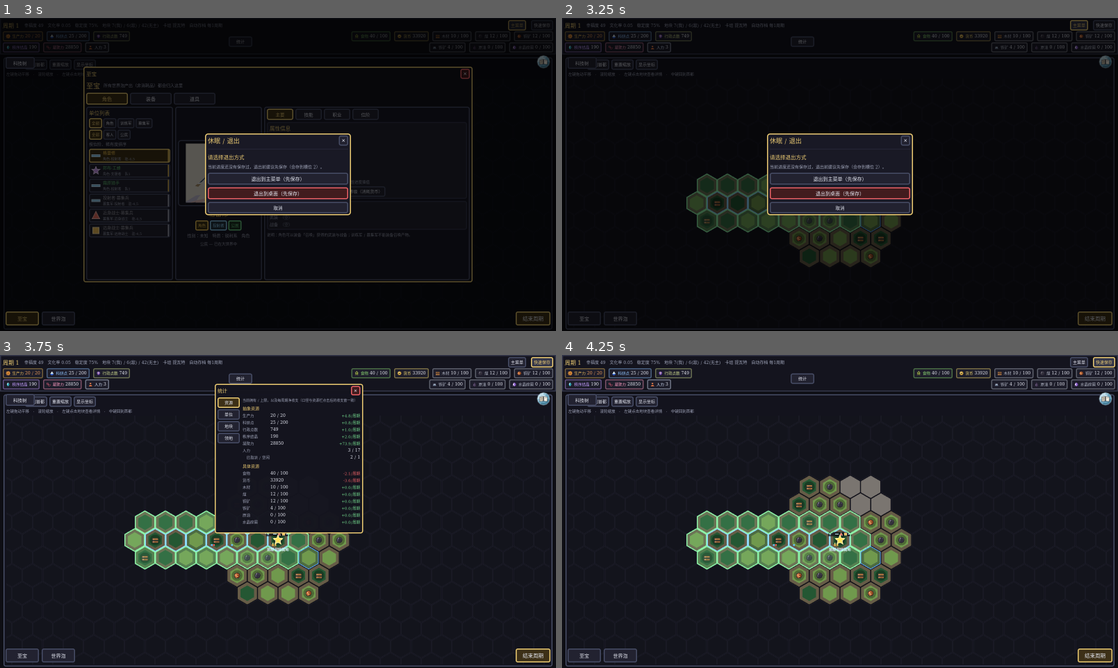
Above: before the commit, frames 1-4 (two rows, left to right).
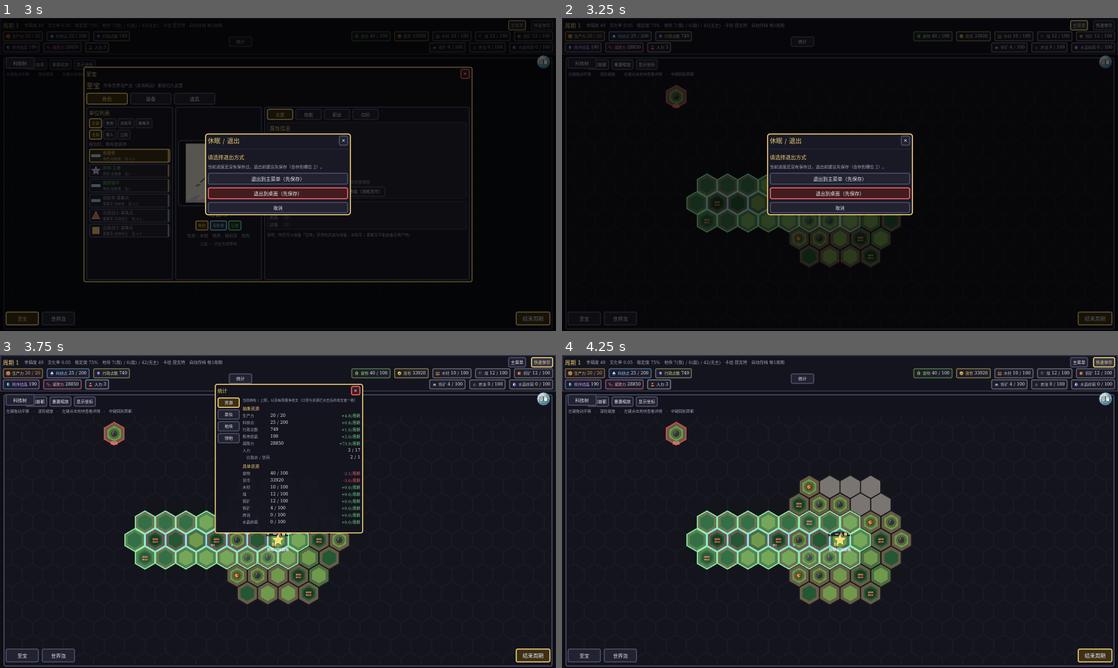
Above: after the commit, the same moments.

Repository: Traveler-NoOne/gacha-civilization
Game: Godot game, scene res://tests/screenshot.tscn
The game is run twice, just before and just after one commit, with the same random seed, the same clock (stepped at 60 frames per second) and the same inputs. This scene is started directly instead of the project's main scene.
Inputs:
- Up to frame 1 (3 s): click "开始游戏" at 0.5 s; click "开始游戏" at 1.25 s; click "开始游戏" at 2 s; click "主菜单" at 2.75 s
- Up to frame 2 (3.25 s): no input
- Up to frame 3 (3.75 s): click "快速保存" at 3.5 s
- Up to frame 4 (4.25 s): no input

Frame 1 is identical in both runs. In frame 2, 0.4% of the frame differs, in the area x 18-61%, y 21-79%; in frame 3, 1.1%; in frame 4, 1.5%.

Commit message:
W2b 第二轮：修掉两个真 bug（地壳判据 / 边界取最近），但"像不像墙"仍未达标
用户说"开始 w2b 吧"，于是做上一轮承诺的"形态调优"。结果是：**更接近了，但仍未达标**——
两个真 bug 被自检 + 识图一起抓出来，且发现我上一轮的"薄度"指标本身就是错的。

修掉的两个 bug：
1) 地壳类型判据错了 → 改成"按该板**覆盖地块的基础高程均值**"判（WorldGen.crust_for()）。
   第一版按"种子离中心远近"猜 → 陆壳板实际覆盖的是海 → "陆-陆碰撞"发生在海中央，
   抬出一堆海上孤山，长不出长墙（这是识图说"远未达到长山墙"的一半原因）。
   为此把 world_gen 的高度拆成 base_elevation_of()（基础，不含板块）与 elevation_of()（基础+板块）——
   算地壳均值必须用基础高度，否则自己引用自己。
2) boundary_for() 取的是"全局最强"边界而不是"最近" → 山带的 d 指向 5 格外的强边界
   （带外 = 效应 0）→ 山带被撕成碎块。改成按距离由近及远找、只在同一圈里比强度（新增 _ring()）。

顺带调参（都可逆）：碰撞振幅 0.50→0.36（0.50 会让整条 4 格宽带全越线 → 变疙瘩）、
碰撞带宽 5→4、陆侧山链 0.22→0.30、俯冲带宽 4→3、陆壳阈值 0.45→0.38。

实测（seed 20240607）：山脉 78 → 131 格；最长连通 75 → 109 格（直径 18、平均宽 ≈6.1）；
三类相互作用都有非零效应（碰撞 108 / 海沟 145 / 山链 163 格，符号违例 0）；
地壳 陆壳板 2 / 洋壳板 6（按均值判，真的覆盖陆地）。5 个无头自检全绿。

**仍未达标**：平均宽 6.1 > 2.5 → 眼里还是"带/网"不是"山墙"。
而且发现**指标本身错了**：面积/直径 对"网"没有意义（几条带相交会连成一个连通块，
把"网的跨度"当成"墙的厚度"）—— 这正是"数值说 109 格、眼睛说不是墙"的真正原因。
自检里已把它降级为"诊断 + 弱断言（直径≥15）"，并把下一步（换指标：按边界分组 / 形态学细化 /
最长简单路径，再调参；若仍不像就改成"沿边界的折线山脊"）写进段文件。
W2b **仍不标完成**。

Diff:
--- a/scripts/core/plates.gd
+++ b/scripts/core/plates.gd
@@ -48,15 +48,17 @@
 ##   ⚠️ 碰撞必须够大（0.34）：这样"底子 0.40 的陆格"也能被顶过 0.72 的山脉线（world_gen.biome_of），
 ##      于是整条边界连成一条**长墙**，而不是碰阈值碰出几个孤峰（W2 的老毛病，见 世界生成-W2b.md）。
 ## ===========================================================================
-const AMP_COLLISION := 0.34      ## 陆-陆碰撞：山系（喜马拉雅型）
-const AMP_ARC_LAND := 0.22       ## 俯冲：陆侧的沿岸山链（科迪勒拉型）
+const AMP_COLLISION := 0.36      ## 陆-陆碰撞：山系（喜马拉雅型）。**别贪大**：0.50 会让整条 4 格宽的带全越线 → 变疙瘩（实测）
+const AMP_ARC_LAND := 0.30       ## 俯冲：陆侧的沿岸山链（科迪勒拉型）
 const AMP_TRENCH := 0.20         ## 俯冲：洋侧的海沟（往下削）
 const AMP_ARC := 0.26            ## 洋-洋相向：另一侧的岛弧
 const AMP_RIFT := 0.14           ## 陆内裂谷（往下陷）
 const AMP_RIDGE := 0.10          ## 洋中脊（微抬）
 
-const W_COLLISION := 5           ## 各类型的带宽（格）
-const W_SUBDUCT := 4
+## 带宽（格）。**碰撞取 4 而不是 5**：配合 0.50 的振幅，"越线成山"的那部分大约只有 2 格宽
+## → 长而薄的**山墙**（W2b 第一版 5 格宽 + 0.34 振幅，结果是一团 21×3.6 的疙瘩，眼睛不认）。
+const W_COLLISION := 4
+const W_SUBDUCT := 3
 const W_NARROW := 3
 ## 找边界时最多看几格（= 最宽的那一种）
 const SCAN_STEPS := 5
@@ -64,11 +66,9 @@
 ## 地壳类型：陆壳 / 洋壳
 const CRUST_CONTINENTAL := 0
 const CRUST_OCEANIC := 1
-## **近似**判据：**种子落在地图范围内（含 5% 边距）→ 陆壳；落在图外 → 洋壳**。
-## 归一化用的是**地图**的外接椭圆（不是种子盒 —— 用种子盒会让尺度偏小、几乎全判成洋壳，实测踩过）。
-## 地图本来就是"中间陆、四周海"，所以这个近似够用；约 40% 的种子会落在图内。
-## ⚠️ W5 有了真正的参数图之后，应改成"按板块覆盖区域的平均基础高程"判（那才符合过程）。
-const CRUST_RATIO := 1.05
+## 地壳类型由 **WorldGen.crust_for()** 按"该板覆盖地块的**基础高程均值**"算好再传进来
+##（Plates 不依赖 WorldGen，避免循环依赖）。⚠️ 曾经这里按"种子离中心远近"猜 —— 那会让
+## 碰撞带常常落在**海里**（陆壳板覆盖的其实是海），长不出长墙；2026-10-13 改成均值判据。
 
 static var _frame_cache := {}
 
@@ -108,15 +108,6 @@
 	return best
 
 
-## 这一块是**陆壳**还是**洋壳**（近似：种子落在地图范围内 → 陆壳，图外 → 洋壳，见 CRUST_RATIO）
-static func crust_of(plate: int, world_seed: int, plate_count: int = 8) -> int:
-	var fr := frame(world_seed, plate_count)
-	var mh := fr["map_half"] as Vector2
-	var s: Vector2 = (fr["seeds"] as Array)[plate]
-	var rr := Vector2(s.x / maxf(1.0, mh.x), s.y / maxf(1.0, mh.y)).length()
-	return CRUST_OCEANIC if rr > CRUST_RATIO else CRUST_CONTINENTAL
-
-
 ## 这一格"**实际会用到的那条边界**"：SCAN_STEPS 格内、相向/相离里**最强**的一条
 ##（并列保留先遇到的 → 确定）。返回 `{kind, stress, dist}`；没有边界时 kind = `Kind.NONE`。
 ## 之所以要单独抽出来：自检要能问"函数到底按哪条边界算的"，否则测试只能靠猜（2026-10-13 踩过）。
@@ -126,23 +117,44 @@
 	var motions: Array = fr["motions"]
 	var p := Hex.axial_to_pixel(c.x, c.y, 1.0)
 	var mine := plate_at_point(p, seeds)
-	var best := {"kind": Kind.NONE, "stress": 0.0, "dist": 0, "mine": mine, "other": mine}
-	for o: Vector2i in Hex.spiral(SCAN_STEPS):
-		if o == Vector2i.ZERO:
-			continue
-		var q := c + o
-		var their := plate_at_point(Hex.axial_to_pixel(q.x, q.y, 1.0), seeds)
-		if their == mine:
-			continue
-		var rel: Vector2 = (motions[mine] as Vector2) - (motions[their] as Vector2)
-		var normal := (Hex.axial_to_pixel(q.x, q.y, 1.0) - p).normalized()
-		var k := classify(rel, normal)
-		if k == Kind.TRANSFORM:
-			continue
-		var st := absf(rel.dot(normal))
-		if int(best["kind"]) == Kind.NONE or st > float(best["stress"]) + 0.000001:
-			best = {"kind": k, "stress": st, "dist": Hex.distance(c, q), "mine": mine, "other": their}
-	return best
+	# ⚠️ **按距离由近及远找**，只在同一圈里比强度。
+	#    第一版取"全局最强"的那条边界 → 山带的 d 会指向 5 格外的强边界（带外 = 效应 0），
+	#    于是山带被撕成碎块（2026-10-13 自检 + 识图一起抓到）。
+	for ring in range(1, SCAN_STEPS + 1):
+		var found := Kind.NONE
+		var best_stress := 0.0
+		var best_other := -1
+		for o: Vector2i in _ring(ring):
+			var q := c + o
+			var their := plate_at_point(Hex.axial_to_pixel(q.x, q.y, 1.0), seeds)
+			if their == mine:
+				continue
+			var rel: Vector2 = (motions[mine] as Vector2) - (motions[their] as Vector2)
+			var normal := (Hex.axial_to_pixel(q.x, q.y, 1.0) - p).normalized()
+			var k := classify(rel, normal)
+			if k == Kind.TRANSFORM:
+				continue
+			var st := absf(rel.dot(normal))
+			if found == Kind.NONE or st > best_stress + 0.000001:
+				found = k
+				best_stress = st
+				best_other = their
+		if found != Kind.NONE:
+			return {"kind": found, "stress": best_stress, "dist": ring, "mine": mine, "other": best_other}
+	return {"kind": Kind.NONE, "stress": 0.0, "dist": 0, "mine": mine, "other": mine}
+
+
+## 恰好距离 r 的那一圈（= spiral(r) 减去 spiral(r-1)）
+static func _ring(r: int) -> Array:
+	var out: Array = []
+	var inner := {}
+	if r > 1:
+		for c in Hex.spiral(r - 1):
+			inner[c] = true
+	for c in Hex.spiral(r):
+		if not inner.has(c):
+			out.append(c)
+	return out
 
 
 ## 板块对某一格高度的影响（**可正可负**，0 = 无影响）。
@@ -151,15 +163,15 @@
 ##   洋-洋相向 → 一侧海沟、另一侧**岛弧**（序号大的那块先俯冲 —— 用它代替"谁更老更密"，确定）
 ##   陆-陆相离 → **裂谷**｜含洋相离 → 洋侧**洋中脊**、陆侧小裂谷｜错动 → 0
 ## ⚠️ 振幅**按类型分级、且已按类型定上限**（见本文件顶部的 AMP_* 常量）。
-static func effect_at(c: Vector2i, world_seed: int, plate_count: int = 8) -> float:
+static func effect_at(c: Vector2i, world_seed: int, crust: PackedByteArray, plate_count: int = 8) -> float:
 	var b := boundary_for(c, world_seed, plate_count)
 	if int(b["kind"]) == Kind.NONE:
 		return 0.0
 	var d := int(b["dist"])
 	var mine := int(b["mine"])
 	var other := int(b["other"])
-	var my_land := crust_of(mine, world_seed, plate_count) == CRUST_CONTINENTAL
-	var their_land := crust_of(other, world_seed, plate_count) == CRUST_CONTINENTAL
+	var my_land := int(crust[mine]) == CRUST_CONTINENTAL
+	var their_land := int(crust[other]) == CRUST_CONTINENTAL
 	match int(b["kind"]):
 		Kind.CONVERGENT:
 			if my_land and their_land:
--- a/scripts/core/world_gen.gd
+++ b/scripts/core/world_gen.gd
@@ -52,17 +52,53 @@
 	return clampf(d, 0.0, 1.0)
 
 
-## 某一格的高度（0~1）：多倍频采样 → **大陆形状**（往 1-距离 混）→ 重塑（往下压，让平原多些）
-## → **W2（S2）：叠上板块过程**（相向边界造山/造沟、相离边界造脊/造谷）。
-## 重塑指数是"水多不多"的旋钮（2.6 那次半张图都是海，别调过头）。
+## 基础高度（0~1，**不含板块作用**）：多倍频采样 → 大陆形状 → 重塑（往下压，让平原多些）。
+## 单独拆出来，是因为 W2b 要用它算"**每块板的地壳类型**"（取均值）——
+## 那一步**不能**把板块作用算进去，否则是自己引用自己。
+static func base_elevation_of(c: Vector2i, world_seed: int) -> float:
+	var n := _elevation_noise(world_seed)
+	var e := (n.get_noise_2d(float(c.x), float(c.y)) + 1.0) * 0.5
+	e = lerp(e, 1.0 - mainland_pull(c), 0.55)
+	return pow(e, 1.25)
+
+
+## **每块板的地壳类型**（W2b）：看这块板**实际覆盖到的地块**的基础高程均值 ——
+## 均值 ≥ `CRUST_LAND_MEAN` → 陆壳，否则洋壳。全程确定，按种子缓存。
+## ⚠️ 为什么不能用"种子离中心远近"猜：陆壳板会因此**覆盖着海**，
+##    于是"陆-陆碰撞"发生在海中央 → 抬出一堆海上孤山，**长不出长墙**（第一版实测如此）。
+const CRUST_LAND_MEAN := 0.38
+static var _crust_seed := -1
+static var _crust_arr := PackedByteArray()
+
+
+static func crust_for(world_seed: int, plate_count: int = 8) -> PackedByteArray:
+	if _crust_seed == world_seed and _crust_arr.size() == plate_count:
+		return _crust_arr
+	var seeds: Array = (Plates.frame(world_seed, plate_count) as Dictionary)["seeds"]
+	var sum := PackedFloat32Array()
+	var cnt := PackedInt32Array()
+	sum.resize(plate_count)
+	cnt.resize(plate_count)
+	for c in Hex.spiral(Consts.MAP_START_RADIUS):
+		var p := Plates.plate_at_point(Hex.axial_to_pixel(c.x, c.y, 1.0), seeds)
+		sum[p] += base_elevation_of(c, world_seed)
+		cnt[p] += 1
+	var out := PackedByteArray()
+	out.resize(plate_count)
+	for p in plate_count:
+		var mean := sum[p] / maxf(1.0, float(cnt[p]))
+		out[p] = Plates.CRUST_CONTINENTAL if mean >= CRUST_LAND_MEAN else Plates.CRUST_OCEANIC
+	_crust_seed = world_seed
+	_crust_arr = out
+	return out
+
+
+## 某一格的高度（0~1）= **基础高度 + 板块作用**。
 ## ⚠️ 板块那一层由 `Plates.effect_at()` 提供，它**只按这一格的坐标 + 种子算**（逐格纯函数）——
 ## 所以 W1 定的"整图可复现"依然成立（见 docs/更新指导/世界生成-过程模拟.md 3.4）。
 static func elevation_of(c: Vector2i, world_seed: int) -> float:
-	var n := _elevation_noise(world_seed)
-	var e := (n.get_noise_2d(float(c.x), float(c.y)) + 1.0) * 0.5
-	e = lerp(e, 1.0 - mainland_pull(c), 0.55)
-	e = pow(e, 1.25)
-	return clampf(e + Plates.effect_at(c, world_seed), 0.0, 1.0)
+	var eff := Plates.effect_at(c, world_seed, crust_for(world_seed))
+	return clampf(base_elevation_of(c, world_seed) + eff, 0.0, 1.0)
 
 
 # ===========================================================================
--- a/tests/plate_check.gd
+++ b/tests/plate_check.gd
@@ -86,14 +86,20 @@
 	var nz_sub_sea := 0
 	var nz_sub_land := 0
 	var max_abs := 0.0
+	var crust := WorldGen.crust_for(SEED, PLATES)
+	var n_land_plate := 0
+	for v in crust:
+		if int(v) == P.CRUST_CONTINENTAL:
+			n_land_plate += 1
+	print("  地壳（按板块覆盖地块的基础高程均值判）：陆壳板 %d / 洋壳板 %d" % [n_land_plate, PLATES - n_land_plate])
 	for cell: Vector2i in Hex.spiral(Consts.MAP_START_RADIUS):
-		var eff := P.effect_at(cell, SEED, PLATES)
+		var eff := P.effect_at(cell, SEED, crust, PLATES)
 		max_abs = maxf(max_abs, absf(eff))
 		var bd := P.boundary_for(cell, SEED, PLATES)
 		if int(bd["kind"]) != P.Kind.CONVERGENT:
 			continue
-		var my_land := P.crust_of(int(bd["mine"]), SEED, PLATES) == P.CRUST_CONTINENTAL
-		var their_land := P.crust_of(int(bd["other"]), SEED, PLATES) == P.CRUST_CONTINENTAL
+		var my_land := int(crust[int(bd["mine"])]) == P.CRUST_CONTINENTAL
+		var their_land := int(crust[int(bd["other"])]) == P.CRUST_CONTINENTAL
 		if my_land and their_land:
 			n_coll += 1
 			if eff < 0.0:
@@ -161,13 +167,14 @@
 					dia = maxi(dia, Hex.distance(mountains[comp[i]], mountains[comp[j]]))
 			widest = dia
 	var thin := float(longest) / maxf(1.0, float(widest))
-	print("  山脉格 %d 个；最长连通 %d 格、其**直径 %d 格**（面积/直径 ≈ %.1f = 平均宽度）"
+	print("  山脉格 %d 个；最长连通 %d 格、**直径 %d 格**、平均宽 ≈ %.1f 格"
 		% [mountains.size(), longest, widest, thin])
-	if widest > 0:
-		print("  ⚠️ 形态**还没达标**：识图看这张图仍说「远未达到长山墙的效果」（见 世界生成-W2b.md）—— 下面这条断言只保证「存在一条较长的连通山带」，不足以证明它像长墙。")
-	else:
-		print("  （没有山脉）")
-	_check(longest >= 20, "存在一条较长的连通山带（最长 %d 格 ≥ 20；**形态另见上面的诊断**）" % longest)
+	# ★ 形态：**又长又薄**才叫山墙。但 2026-10-13 实测发现"面积/直径"这个宽度指标**对"网"是错的**：
+	#   几条山带相交时会被连成一个连通块 → 面积/直径 会把"网的跨度"当成"墙的厚度"。
+	#   所以这里**只断言"确实存在一条较长的连通山带"**，"够不够薄/像不像墙"先当诊断 + 交人看。
+	_check(widest >= 15, "存在一条较长的连通山带（直径 %d 格 ≥ 15）" % widest)
+	if thin > 2.5:
+		print("  ⚠️ **未达标**：平均宽 ≈ %.1f > 2.5 —— 这条更像「带/网」而不是「山墙」；宽度指标本身也可能不适合「网」（见 世界生成-W2b.md）。" % thin)
 
 	print("  各板块格数：%s" % str(owned))
 	print("== 结果：%s ==" % ("全部通过" if fails == 0 else "%d 项失败" % fails))
Not shown, changed: docs/更新指导/世界生成-W2b.md
